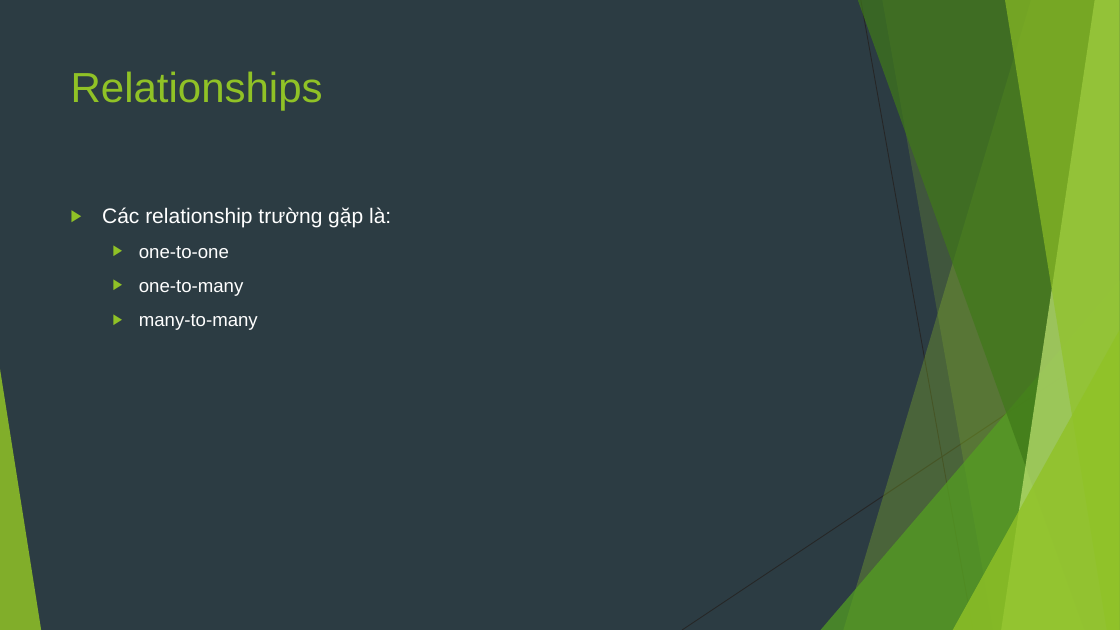
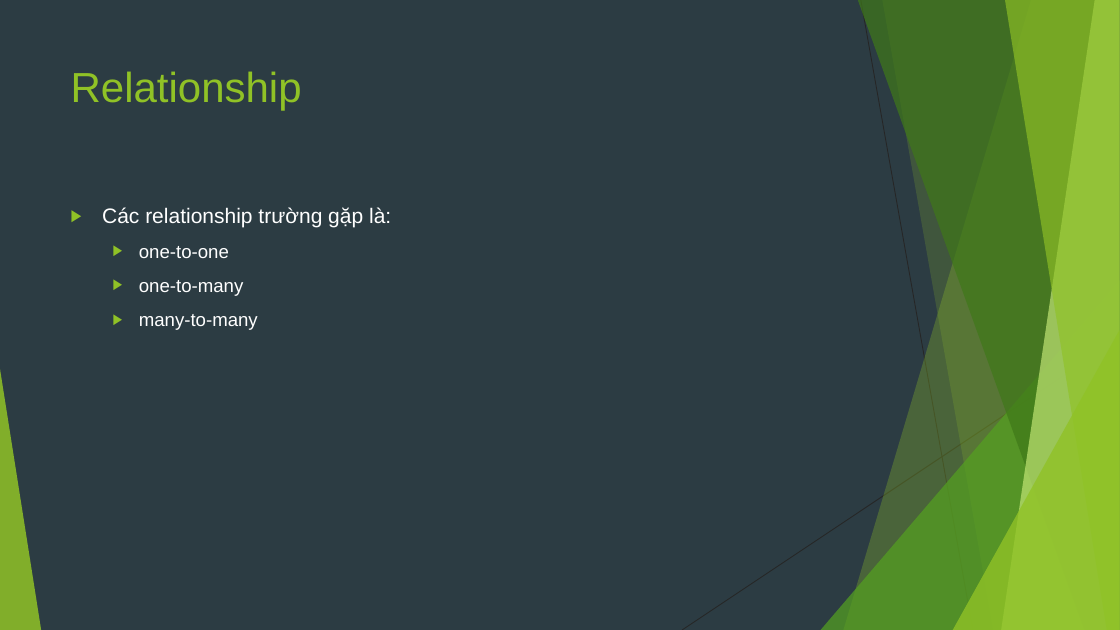
Before and after one commit to sobbingwind/SpringBoot, a slide deck: slide 29 of 07.Spring Data JPA.pptx (slide 27 before the commit). Drawn at 1120x630 pixels with LibreOffice and Linux fonts; fonts in the diff are those of the drawing. Boxes give left, top, right and bottom in pixels: in the first picture for what was removed or moved away, otherwise in the second. Text is boxed around its words. In the diff, an @@ line names an element or a change of style, - is before the commit and + after.

```diff
--- a/07.Spring Data JPA.pptx
+++ b/07.Spring Data JPA.pptx
@@ title at (71, 71, 302, 110): text changed @@
-Relationships
+Relationship
```
Also in this commit, not shown: 4 other slides changed, 16 slides added, 21 slides removed.
